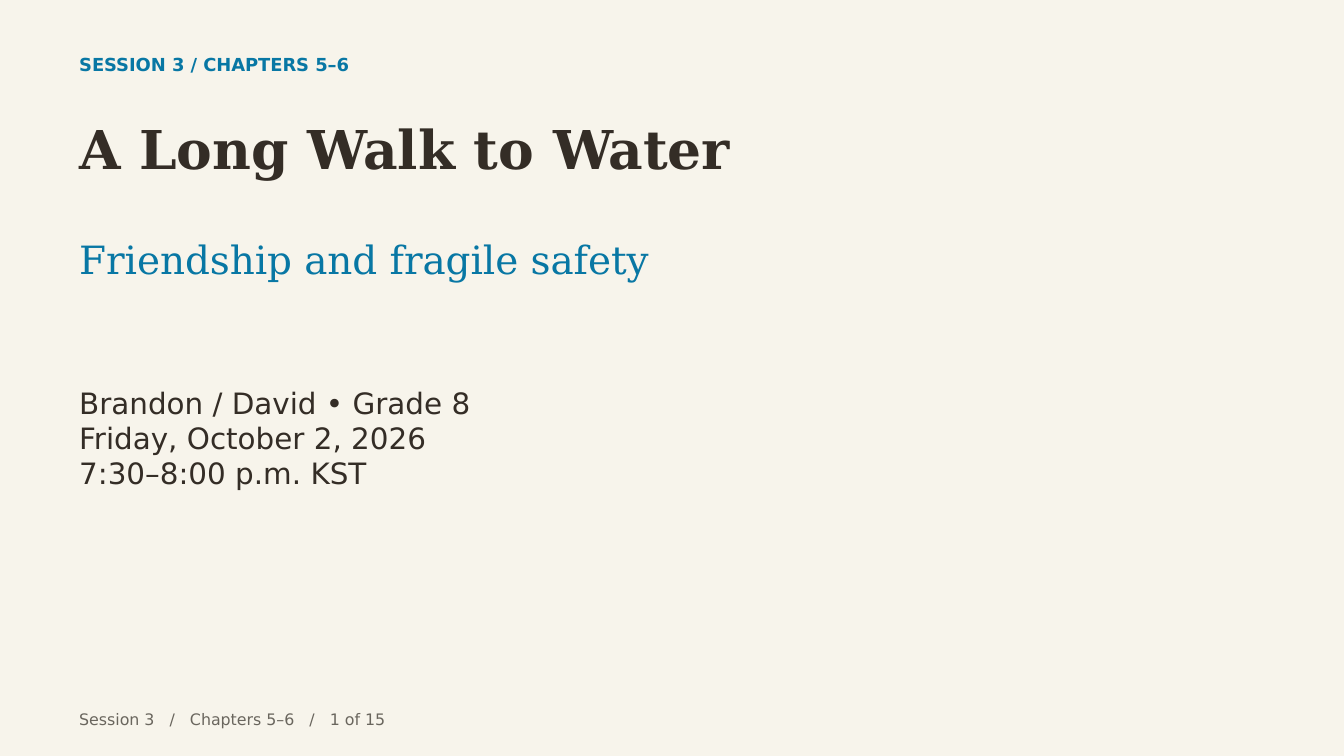
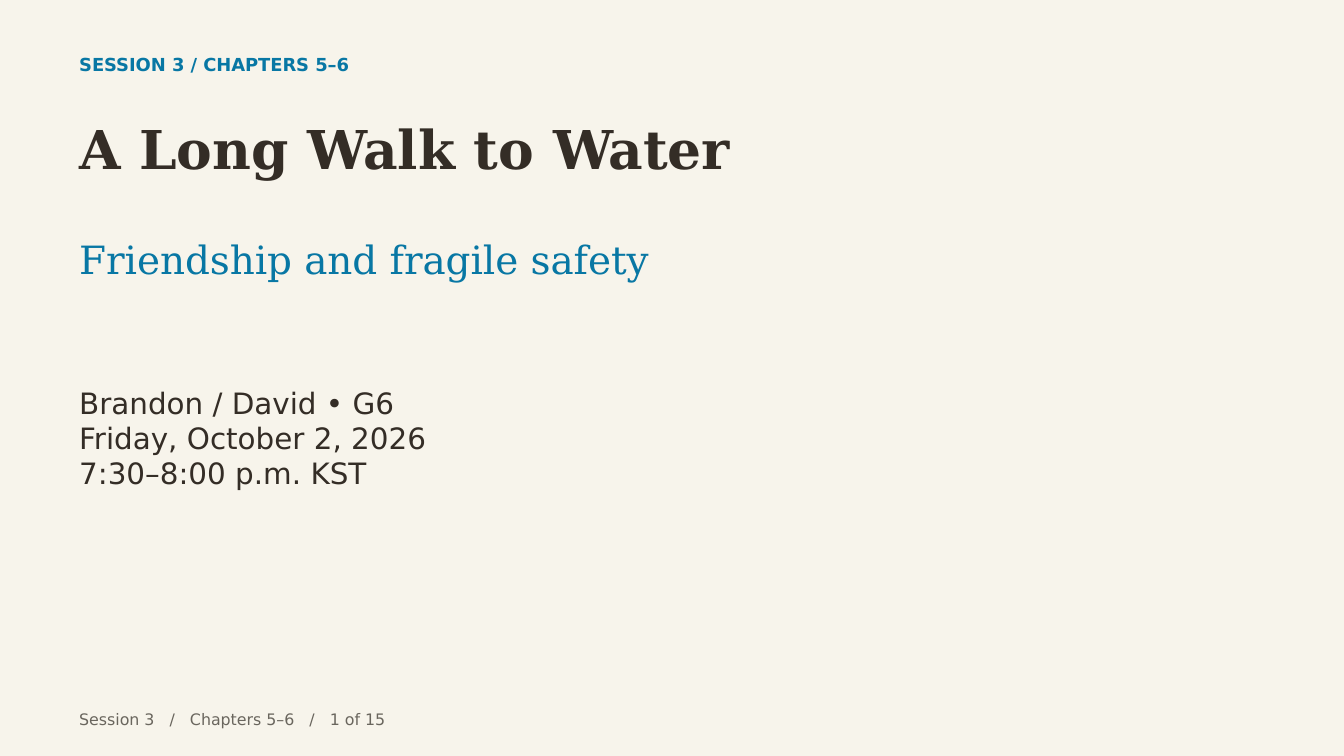
Before and after one commit to nkj1620-ui/academy-weekly-schedule, a slide deck: slide 1 of brandon-david-reading/assets/session-3.pptx. Drawn at 1344x756 pixels with LibreOffice and Linux fonts; fonts in the diff are those of the drawing. Boxes give left, top, right and bottom in pixels: in the first picture for what was removed or moved away, otherwise in the second. Text is boxed around its words. In the diff, an @@ line names an element or a change of style, - is before the commit and + after.

Commit message:
Set Brandon and David reading materials to G6

```diff
--- a/brandon-david-reading/assets/session-3.pptx
+++ b/brandon-david-reading/assets/session-3.pptx
@@ text at (79,391,394,415): text changed @@
-Brandon / David • Grade 8
+Brandon / David • G6
```
Also in this commit, not shown: 16 other files.
